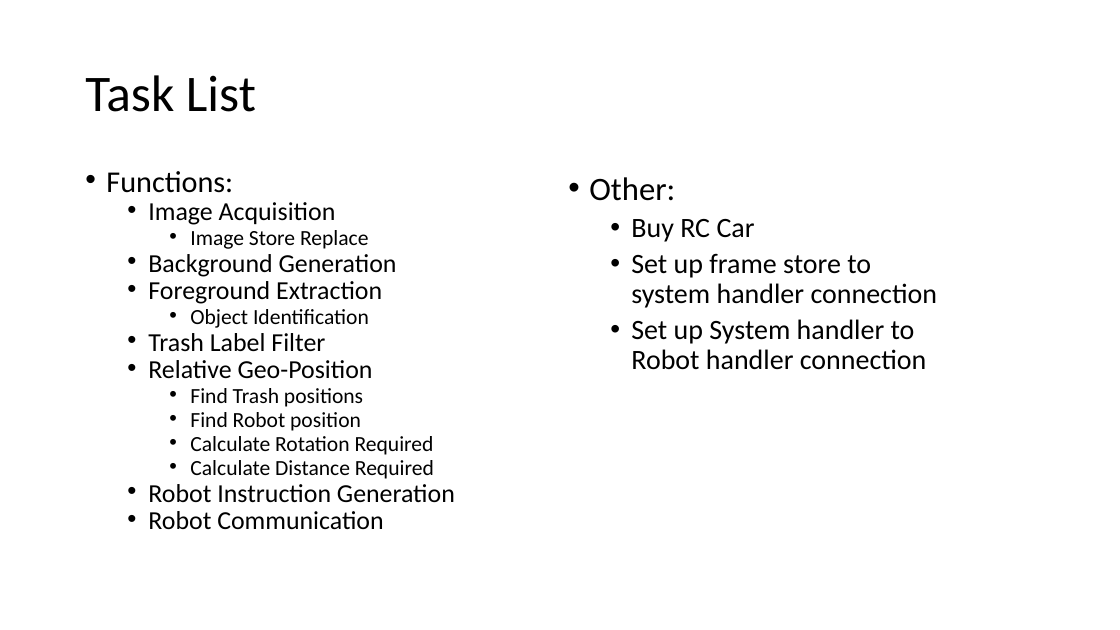
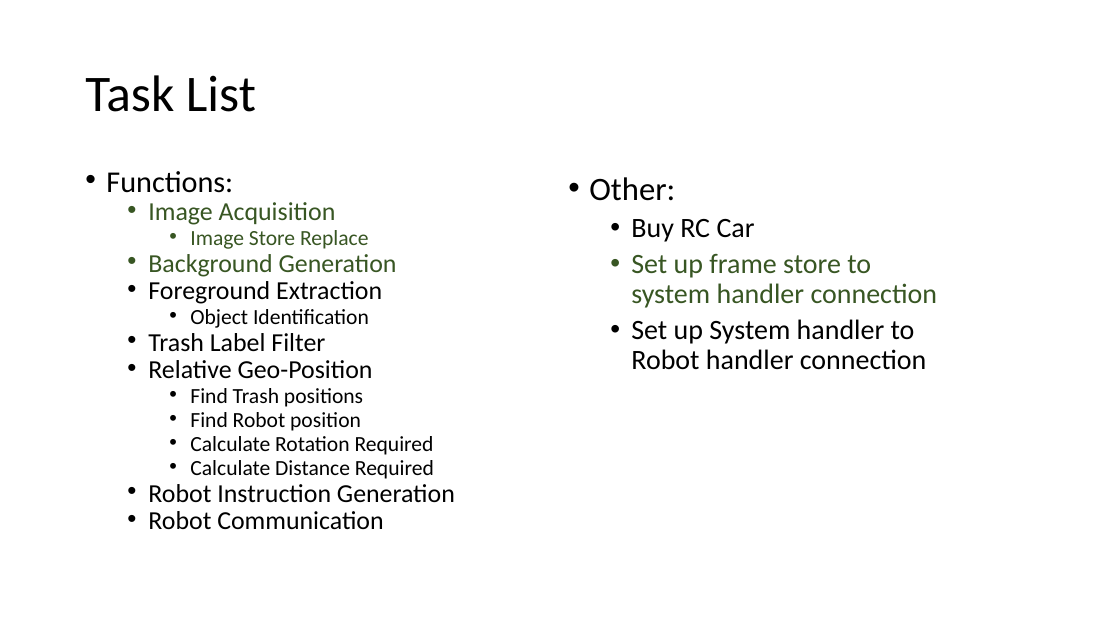
Before and after one commit to Iranaphor/Autonomous-Litter-Collection, a slide deck: slide 12 of Visual Plan.pptx. Drawn at 1120x630 pixels with LibreOffice and Linux fonts; fonts in the diff are those of the drawing. Boxes give left, top, right and bottom in pixels: in the first picture for what was removed or moved away, otherwise in the second. Text is boxed around its words. In the diff, an @@ line names an element or a change of style, - is before the commit and + after.

```diff
--- a/Visual Plan.pptx
+++ b/Visual Plan.pptx
@@ text at (x1=148, y1=202, x2=397, y2=277): text colour #000000 to #385723 in "Image Acquisition", "Image Store Replace", "Background Generation" @@
@@ text at (x1=631, y1=254, x2=938, y2=308): text colour #000000 to #385723 in "Set up frame store to system handler ..." @@
```
Also in this commit, not shown: 1 slide added, 1 slide removed, 1 other file.
